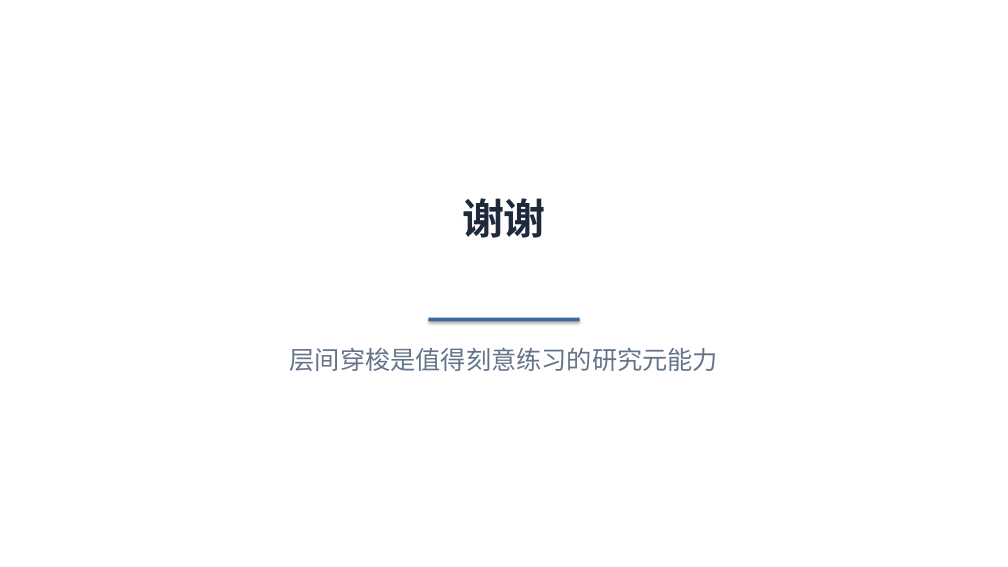
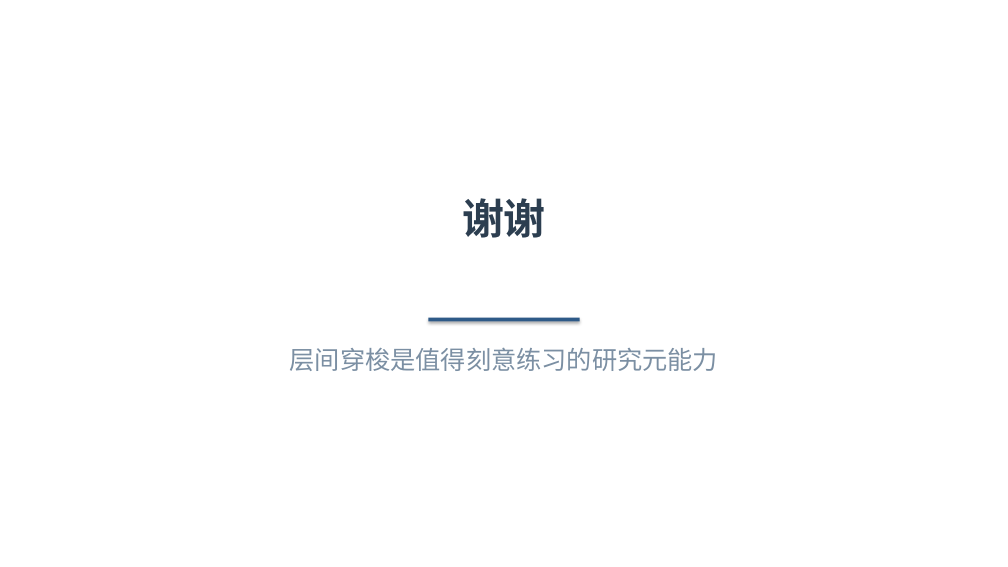
Before and after one commit to Lincyaw/paperops, a slide deck: slide 20 of examples/communication_friction/communication_friction.pptx. Drawn at 1008x567 pixels with LibreOffice and Linux fonts; fonts in the diff are those of the drawing. Boxes give left, top, right and bottom in pixels: in the first picture for what was removed or moved away, otherwise in the second. Text is boxed around its words. In the diff, an @@ line names an element or a change of style, - is before the commit and + after.

```diff
--- a/examples/communication_friction/communication_friction.pptx
+++ b/examples/communication_friction/communication_friction.pptx
@@ text "谢谢" at box(462, 198, 546, 238): text colour #1E293B to #2C3E50 @@
@@ rectangle at box(429, 318, 580, 321): fill #3B6B9D to #2E5A88 @@
@@ text "层间穿梭是值得刻意练习的研究元能力" at box(290, 348, 718, 371): text colour #64748B to #7B8FA3 @@
```
Also in this commit, not shown: 19 other slides changed, 2 other files.
